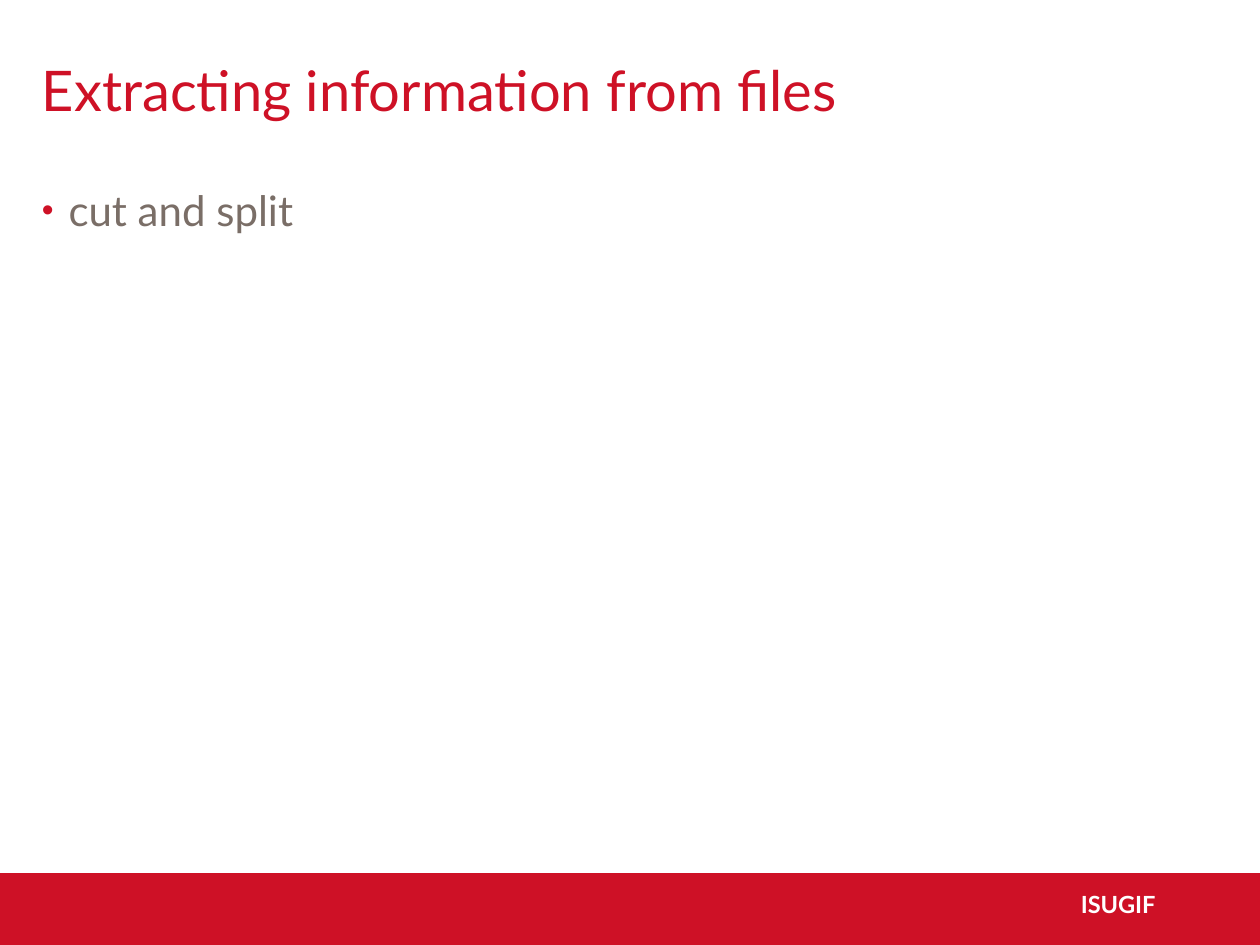
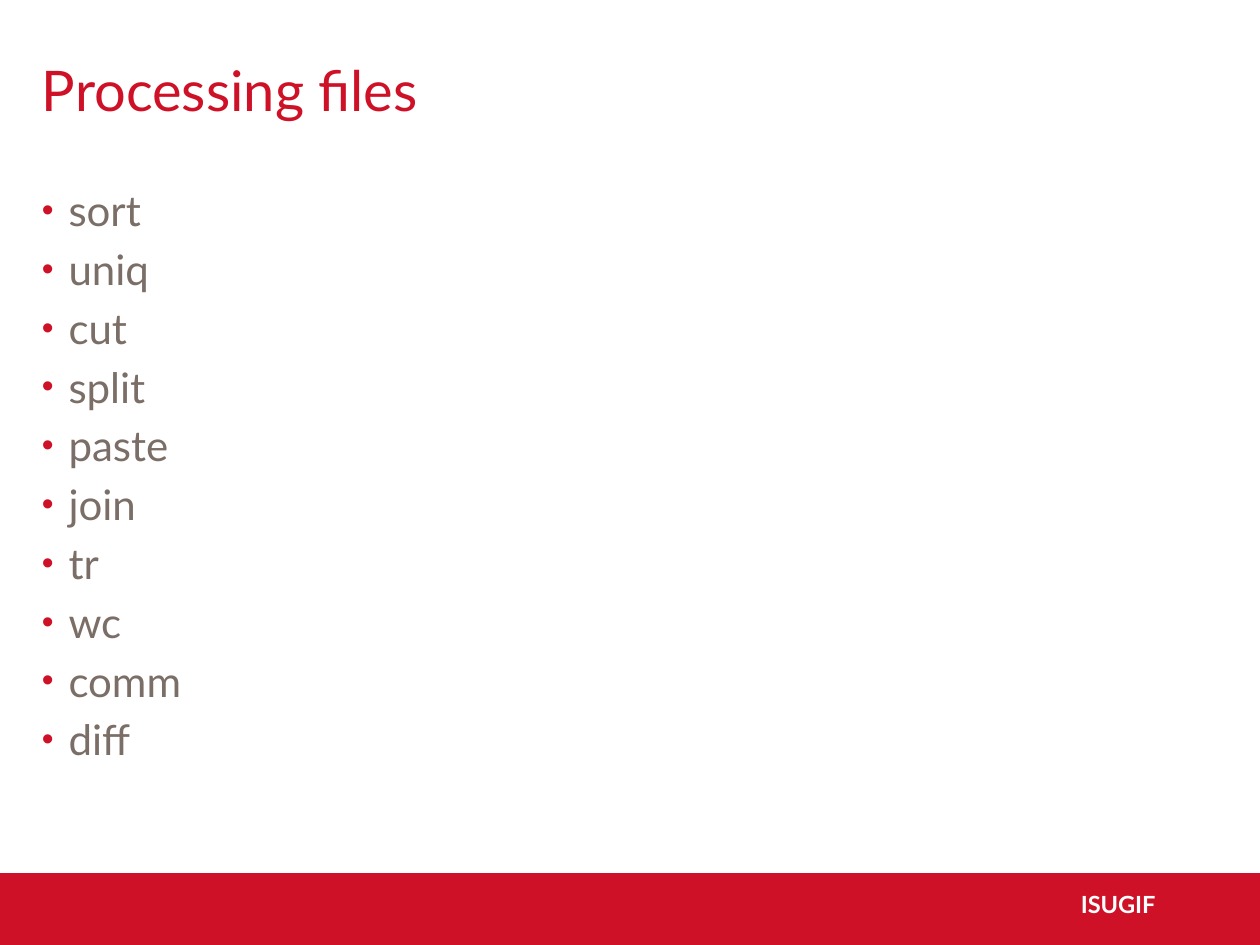
Before and after one commit to ISUgenomics/basic_UNIX_2015, a slide deck: slide 36 of slides_workshop_as.pptx (slide 32 before the commit). Drawn at 1260x945 pixels with LibreOffice and Linux fonts; fonts in the diff are those of the drawing; background and template pictures are left out. Boxes give left, top, right and bottom in pixels: in the first picture for what was removed or moved away, otherwise in the second. Text is boxed around its words. In the diff, an @@ line names an element or a change of style, - is before the commit and + after.

```diff
--- a/slides_workshop_as.pptx
+++ b/slides_workshop_as.pptx
@@ title at bbox=[42, 69, 418, 121]: text changed @@
-Extracting information from files
+Processing files
@@ text at bbox=[69, 198, 182, 756]: text changed @@
-• cut and split
+• sort
+• uniq
+• cut
+• split
+• paste
+• join
+• tr
+• wc
+• comm
+• diff
```
Also in this commit, not shown: 2 other slides changed, 9 slides added, 6 slides removed.
